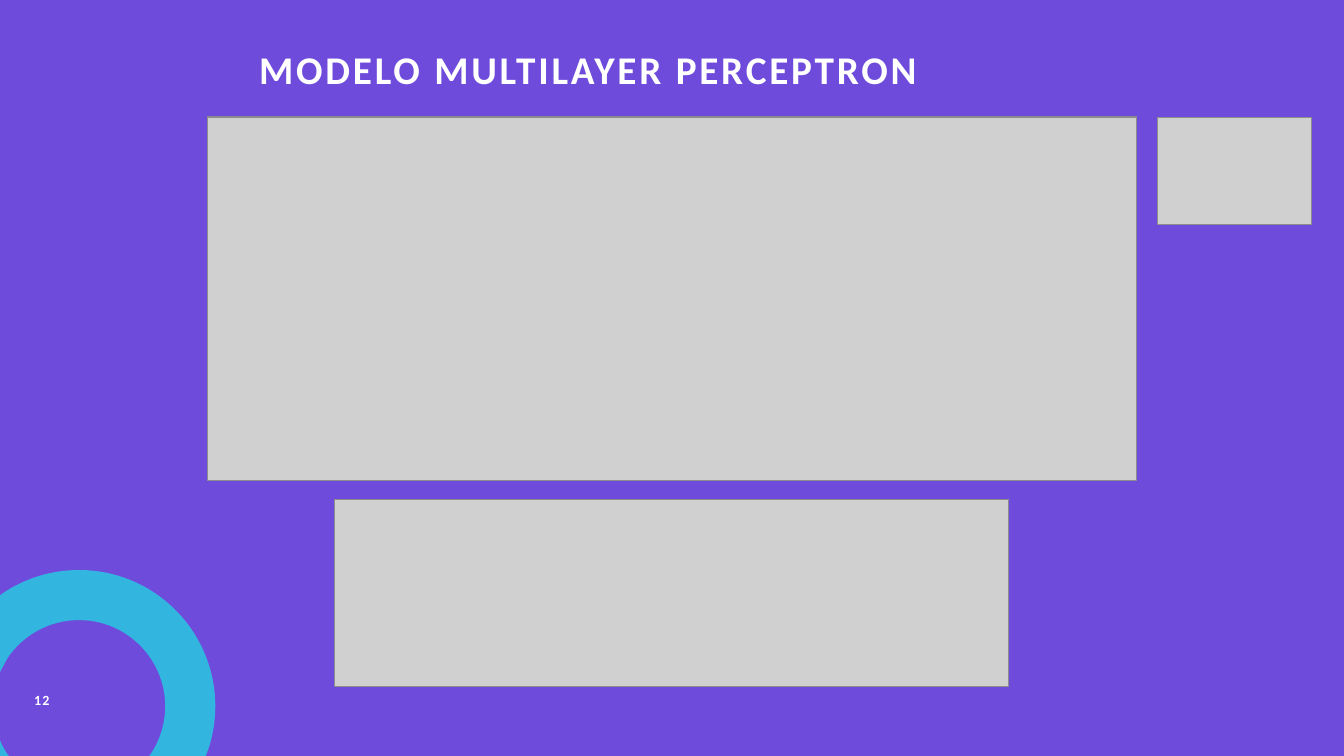
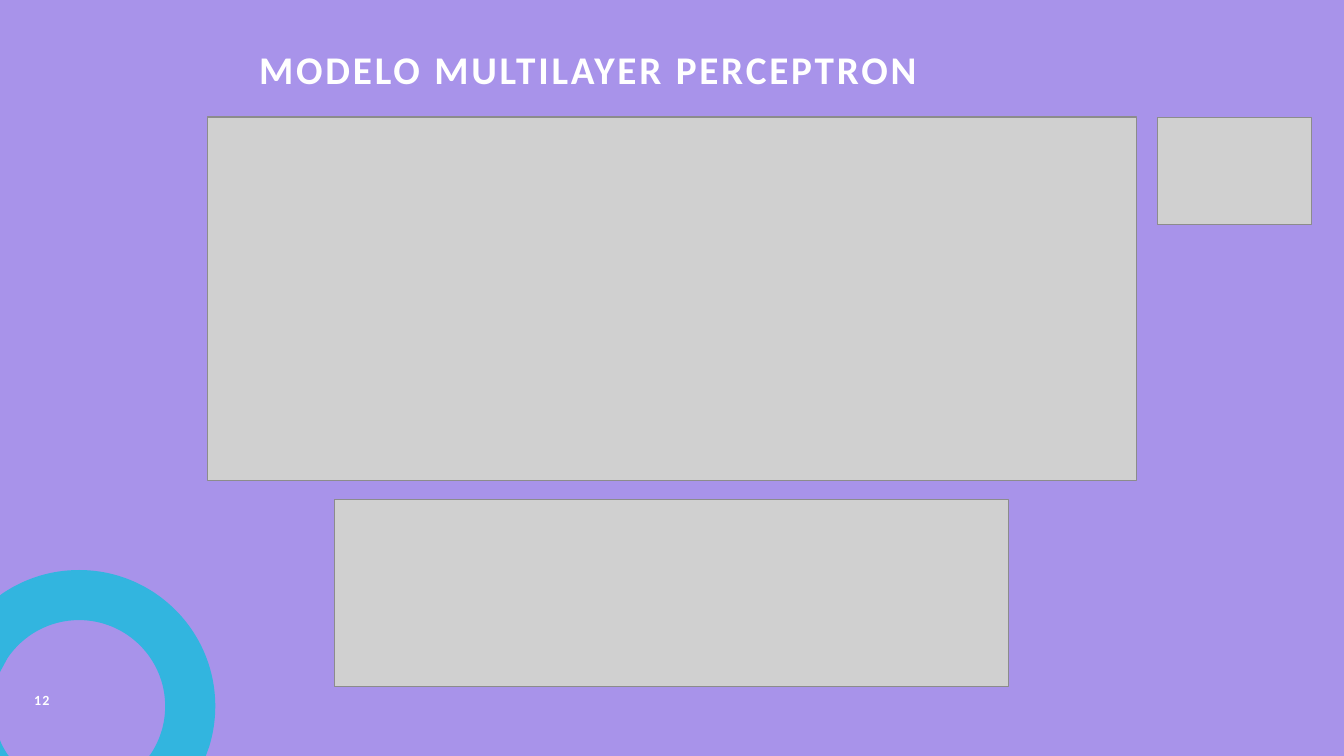
Before and after one commit to javiergonzalez08/Modelos_Predictivos, a slide deck: slide 12 of PGN - Informe Estadístico de Delitos de Robo.pptx. Drawn at 1344x756 pixels with LibreOffice and Linux fonts; fonts in the diff are those of the drawing; grey boxes stand for pictures. Boxes give left, top, right and bottom in pixels: in the first picture for what was removed or moved away, otherwise in the second. Text is boxed around its words. In the diff, an @@ line names an element or a change of style, - is before the commit and + after.

```diff
--- a/PGN - Informe Estadístico de Delitos de Robo.pptx
+++ b/PGN - Informe Estadístico de Delitos de Robo.pptx
@@ background #6F4BDC to #6F4BDC at 60% opacity @@
```
Also in this commit, not shown: 6 other slides changed.
